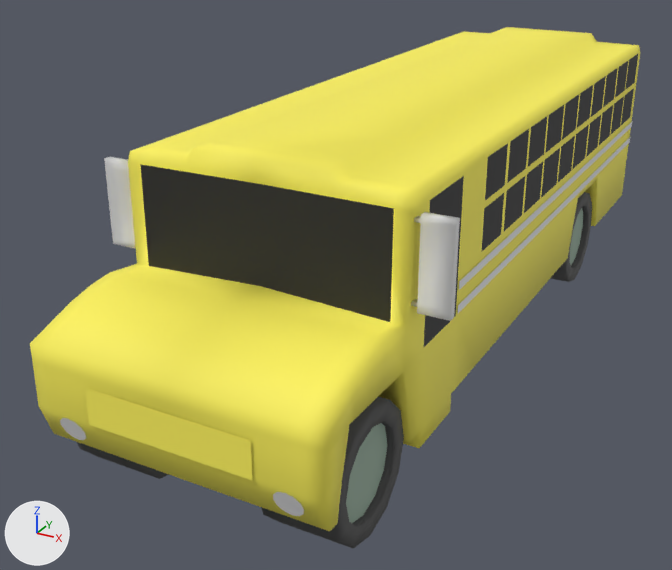
A saved change to the FBX model working/subahu/bus/bus_school.fbx.
Both versions are drawn from a 50 mm camera at (2.48, -7.62, 3.23) aimed at (-0.39, -2.4, 0.62). Every picture has the same lights, and +X, +Y and +Z are marked at lower left. Where no turn or scale is listed for an object, it has been applied to the vertices.

In view in the first picture: 'Cylinder.000', 'bus', 'grill', 'headLight.004', 'headLight.005', 'plasticGuard', 'sideMirror', 'sideMirror.001', 'tire.000', 'tire.003', 'windows'.
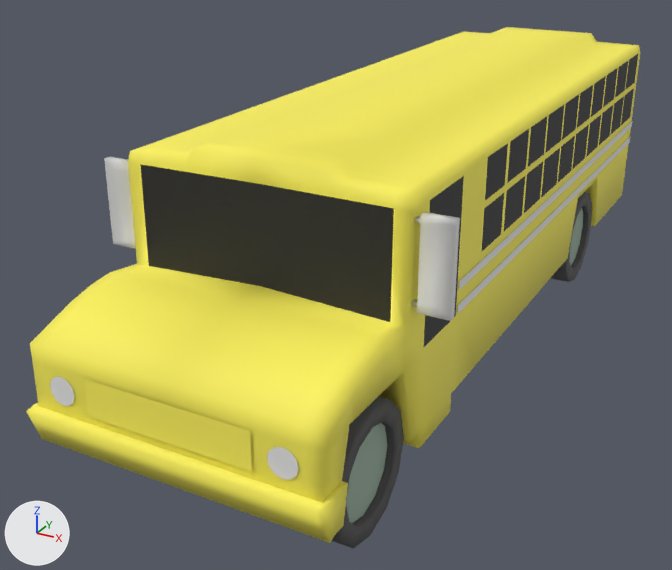
Where the change shows, as pixel boxes [x1, y1, x2, y2] in the pictures (672 x 570 px):
'bumper', added (yellow): after [26, 403, 348, 543]
'grill', moved: before [85, 388, 252, 480]; after [84, 379, 252, 471]
'headLight.004', moved, turned: before [273, 492, 304, 516]; after [267, 447, 299, 480]
'headLight.005', moved, turned: before [60, 418, 86, 440]; after [50, 377, 75, 406]

Patch to the scene script:
```diff
--- a/working/subahu/bus/bus_school.fbx.py
+++ b/working/subahu/bus/bus_school.fbx.py
@@ me_cube_005 @@
+me_cube_005.from_pydata(...)  # 39 vertices, 32 faces; spans x -0.86..0.86, y -3.04..-2.8, z -0.85..-0.63
+me_cube_005.materials.append(mat_yellow)  # yellow #fff45b
@@ ob_grill @@
 ob_grill = bpy.data.objects.new('grill', me_cube_004)
-ob_grill.location = (0.0, -1.758, 1.384)
+ob_grill.location = (0.0, -1.758, 1.432)
@@ ob_headlight_005 @@
 ob_headlight_005.parent = ob_bus
-ob_headlight_005.location = (-0.642, -2.954, -0.73)
-ob_headlight_005.rotation_euler = (1.247, 3.142, 0.0)  # degrees (71, 180, 0)
+ob_headlight_005.location = (-0.642, -2.991, -0.49)
+ob_headlight_005.rotation_euler = (-1.55, 0.0, -3.142)  # degrees (-89, 0, -180)
 ob_headlight_005.scale = (0.0817, 0.0817, 0.0817)
@@ ob_headlight_004 @@
 ob_headlight_004.parent = ob_bus
-ob_headlight_004.location = (0.639, -2.954, -0.73)
-ob_headlight_004.rotation_euler = (1.247, 3.142, 0.0)  # degrees (71, 180, 0)
+ob_headlight_004.location = (0.639, -2.991, -0.49)
+ob_headlight_004.rotation_euler = (-1.55, 0.0, -3.142)  # degrees (-89, 0, -180)
 ob_headlight_004.scale = (0.0817, 0.0817, 0.0817)
@@ ob_bumper @@
+ob_bumper = bpy.data.objects.new('bumper', me_cube_005)
+ob_bumper.location = (0.0, -1.758, 1.384)
```
